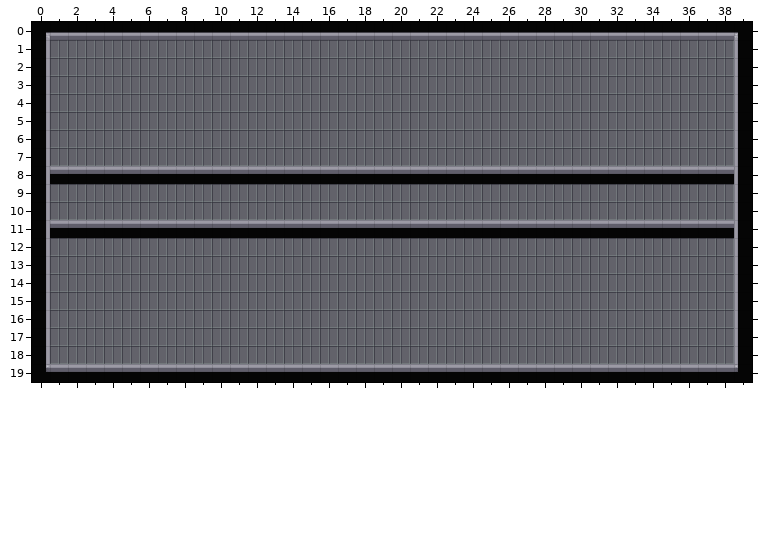
Level history. Tiled map: assets/1.tmx. This is how it looked before the edit.
Cells are 32x32 px. Shown: x 0..39, y 0..19.
After:
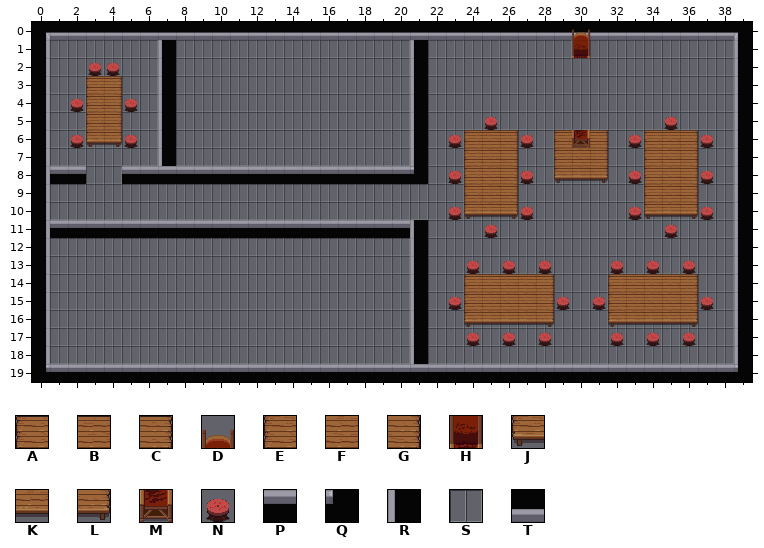
Key: from "yrpg": A 8, B 9, C 10, D 19, E 32, F 33, G 34, H 43, J 56, K 57, L 58, M 67, N 99, P 123, Q 144, R 146, S 151, T 171.
_ is an empty cell, . an unchanged one.
Tiles of an added or newly shown layer are drawn over the layers below it.
The exact change:
--- layer "under" (added)
@@ x 30..30 @@
- 0 _
+ 0 T
@@ x 2..38 @@
- 2 .__..................................
- 3 .__..................................
- 4 ____.................................
- 5 .__...................._........._...
- 6 ____.................__.__.___.__.__.
- 7 ......................_._.._._.._._..
- 8 .__.................___._________.___
- 9 ......................_._......._._..
-10 ....................._____....._____.
-11 ...................._________________
+ 2 .SS..................................
+ 3 .SS..................................
+ 4 SSSS.................................
+ 5 .SS....................S.........S...
+ 6 SSSS.................SS.SS.SBS.SS.SS.
+ 7 ......................S.S..S.S..S.S..
+ 8 .SS.................SSS.SSSSSSSSS.SSS
+ 9 ......................S.S.......S.S..
+10 .....................SSSSS.....SSSSS.
+11 ....................SSSSSSSSSSSSSSSSS
@@ x 23..37 @@
-13 ._._._..._._._.
-14 ._..._..._..._.
-15 __...__.__...__
-16 ._____..._____.
-17 ._._._..._._._.
+13 .S.S.S...S.S.S.
+14 .S...S...S...S.
+15 SS...SS.SS...SS
+16 .SSSSS...SSSSS.
+17 .S.S.S...S.S.S.
--- layer "visible"
@@ x 2..38 @@
- 0 ............................T........
- 1 .....S.............S........S........
- 2 .SS..S.............S.................
- 3 .SS..S.............S.................
- 4 SSSS.S.............S.................
- 5 .SS..S.............S...S.........S...
- 6 SSSS.S.............S.SSSSS.SSS.SSSSS.
- 7 .....S.............S..SSS..SSS..SSS..
- 8 .PP................PPPPPPPPPPPPPPPPPP
- 9 ......................SSS.......SSS..
-10 .....................SSSSS.....SSSSS.
-11 ...................PPPPPPPPPPPPPPPPPP
-12 ...................S.................
-13 ...................S..S.S.S...S.S.S..
-14 ...................S..SSSSS...SSSSS..
-15 ...................S.SSSSSSS.SSSSSSS.
-16 ...................S..SSSSS...SSSSS..
-17 ...................S..S.S.S...S.S.S..
-18 ...................S.................
+ 0 ............................D........
+ 1 .....R.............R........H........
+ 2 .NN..R.............R.................
+ 3 .AC..R.............R.................
+ 4 NEGN.R.............R.................
+ 5 .EG..R.............R...N.........N...
+ 6 NJLN.R.............R.NABCN.AMC.NABCN.
+ 7 .....R.............R..EFG..EFG..EFG..
+ 8 .__................Q_NEFGN_JKL_NEFGN_
+ 9 ......................EFG.......EFG..
+10 .....................NJKLN.....NJKLN.
+11 ...................R___N_________N___
+12 ...................R.................
+13 ...................R..N.N.N...N.N.N..
+14 ...................R..ABBBC...ABBBC..
+15 ...................R.NEFFFGN.NEFFFGN.
+16 ...................R..JKKKL...JKKKL..
+17 ...................R..N.N.N...N.N.N..
+18 ...................R.................
Where, in picture pixels (left, top, right, bottom), the same in both pictures:
changed: (410, 29, 734, 364)
changed: (158, 40, 176, 166)
changed: (70, 63, 138, 148)
changed: (86, 166, 122, 184)
